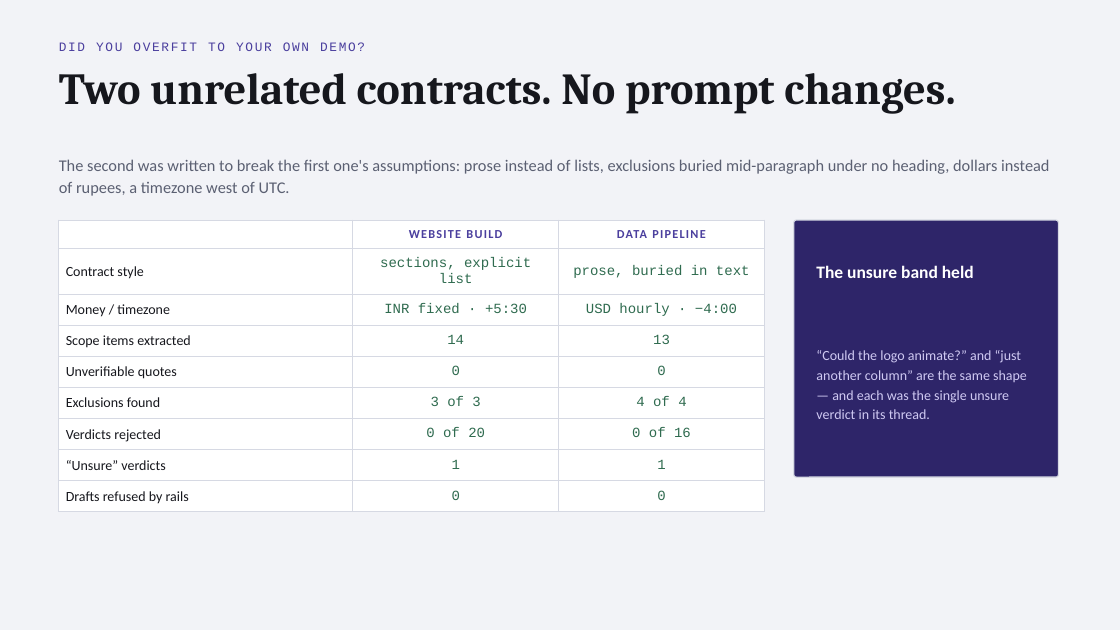
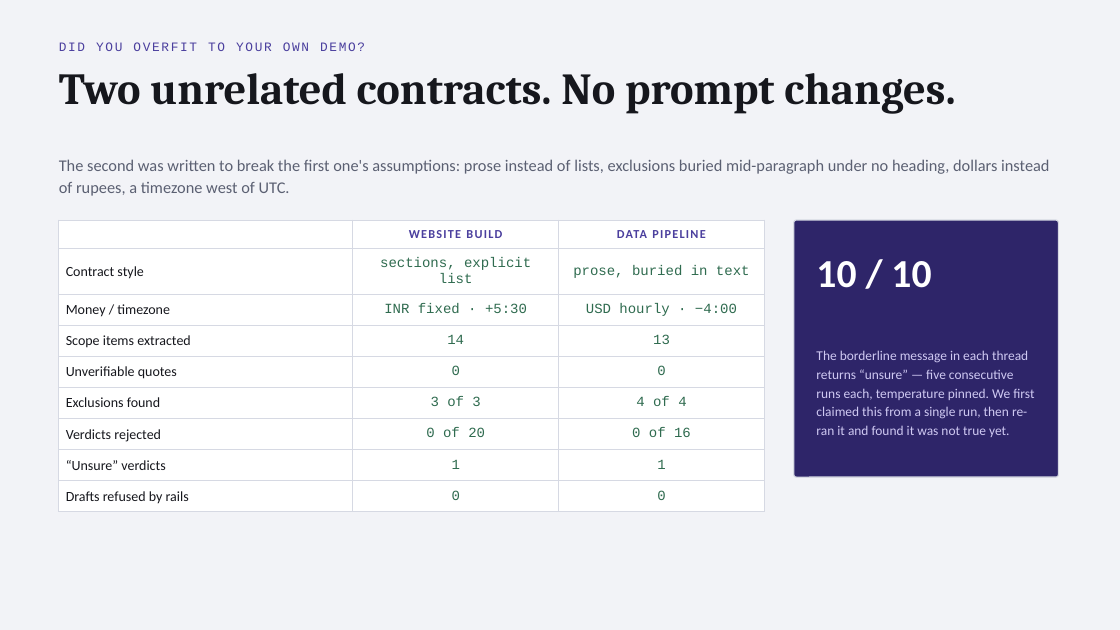
Before and after one commit to AMREESHAYS/chief-of-staff, a slide deck: slide 8 of deck/chief-of-staff.pptx. Drawn at 1120x630 pixels with LibreOffice and Linux fonts; fonts in the diff are those of the drawing. Boxes give left, top, right and bottom in pixels: in the first picture for what was removed or moved away, otherwise in the second. Text is boxed around its words. In the diff, an @@ line names an element or a change of style, - is before the commit and + after.

```diff
--- a/deck/chief-of-staff.pptx
+++ b/deck/chief-of-staff.pptx
@@ text at <box>816,261,931,288</box>: text changed; size 15 to 34 pt @@
-The unsure band held
+10 / 10
@@ text at <box>816,350,1034,437</box>: text changed; size 12 to 11.5 pt @@
-“Could the logo animate?” and “just another column” are the same shape — and each was the single unsure verdict in its thread.
+The borderline message in each thread returns “unsure” — five consecutive runs each, temperature pinned. We first claimed this from a single run, then re-ran it and found it was not true yet.
```
Also in this commit, not shown: 2 other slides changed, 2 other files.
